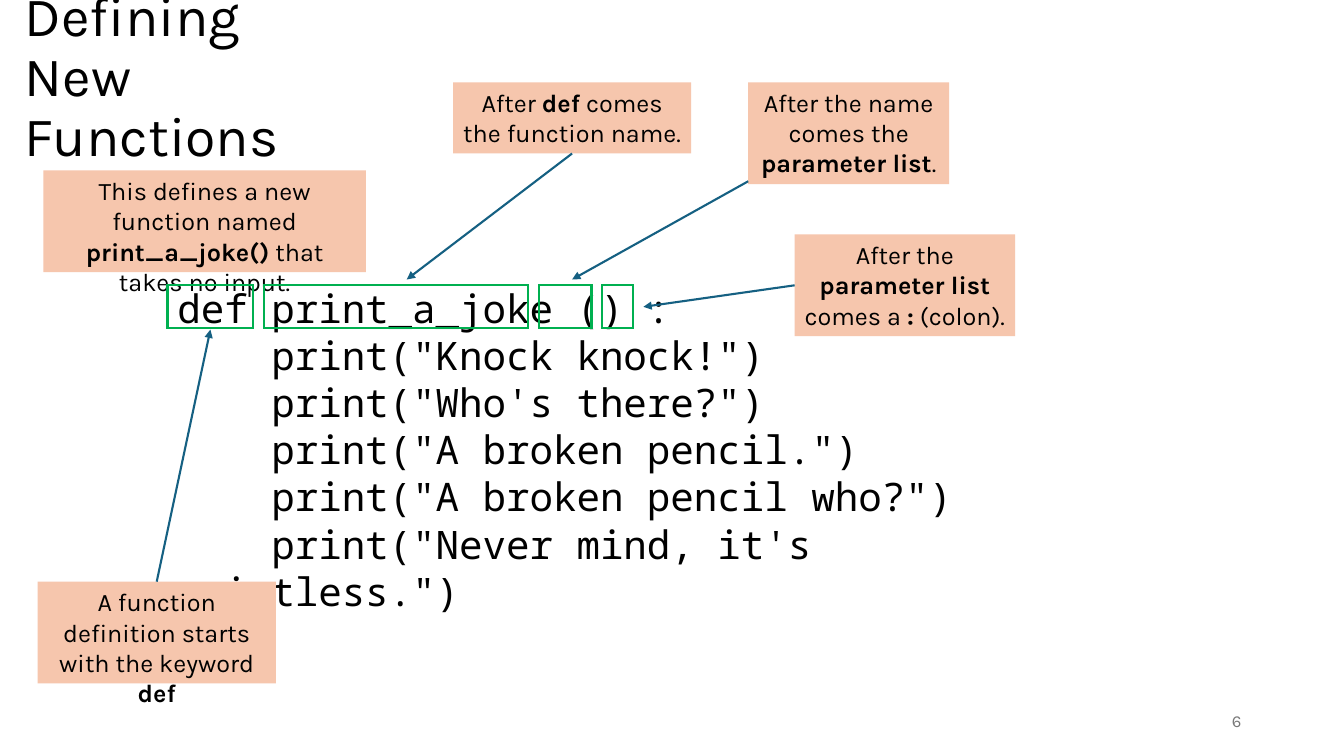
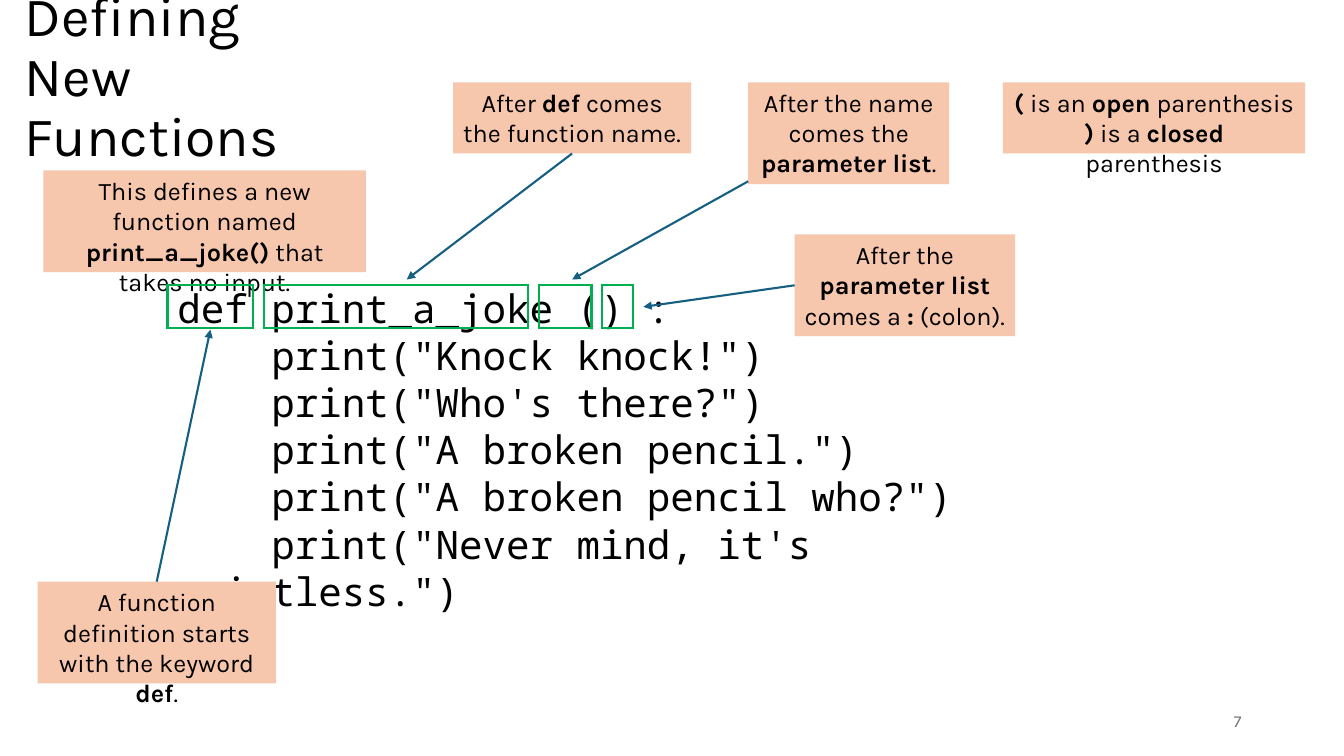
Before and after one commit to tjd1234/cmpt120fall2024, a slide deck: slide 7 of lecture_notes/chapter3/chapter3.pptx (slide 6 before the commit). Drawn at 1344x756 pixels with LibreOffice and Linux fonts; fonts in the diff are those of the drawing. Boxes give left, top, right and bottom in pixels: in the first picture for what was removed or moved away, otherwise in the second. Text is boxed around its words. In the diff, an @@ line names an element or a change of style, - is before the commit and + after.

```diff
--- a/lecture_notes/chapter3/chapter3.pptx
+++ b/lecture_notes/chapter3/chapter3.pptx
@@ rectangle added at (x1=1003, y1=83, x2=1306, y2=154), fill #F6C6AD, 18 pt, text #000000 @@
+( is an open parenthesis
+) is a closed parenthesis
@@ text in rectangle at (x1=59, y1=593, x2=254, y2=703): text changed @@
-A function definition starts with the keyword def
+A function definition starts with the keyword def.
@@ page number at (x1=1234, y1=716, x2=1242, y2=727): text changed @@
-6
+7
```
Also in this commit, not shown: 4 other slides changed, 15 slides added, 2 other files.
